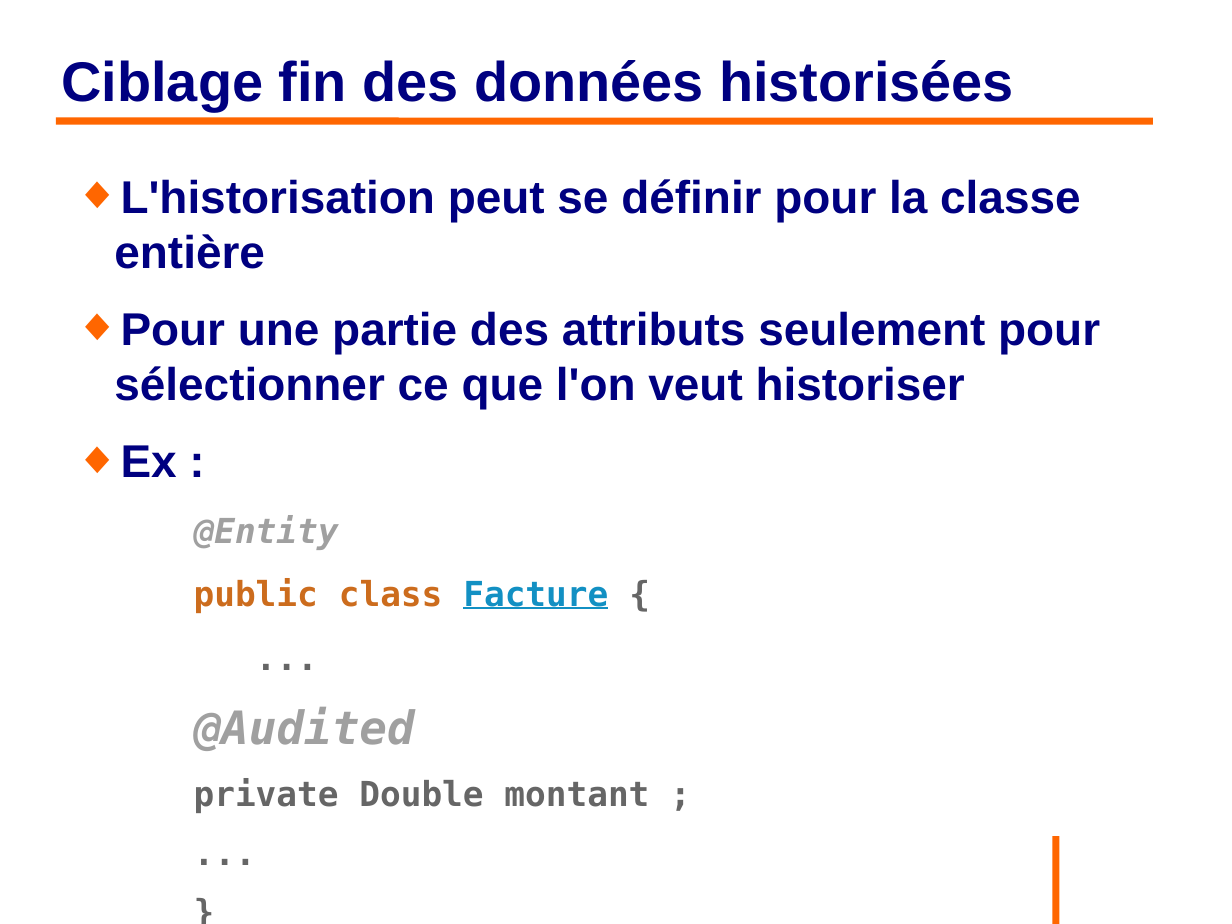
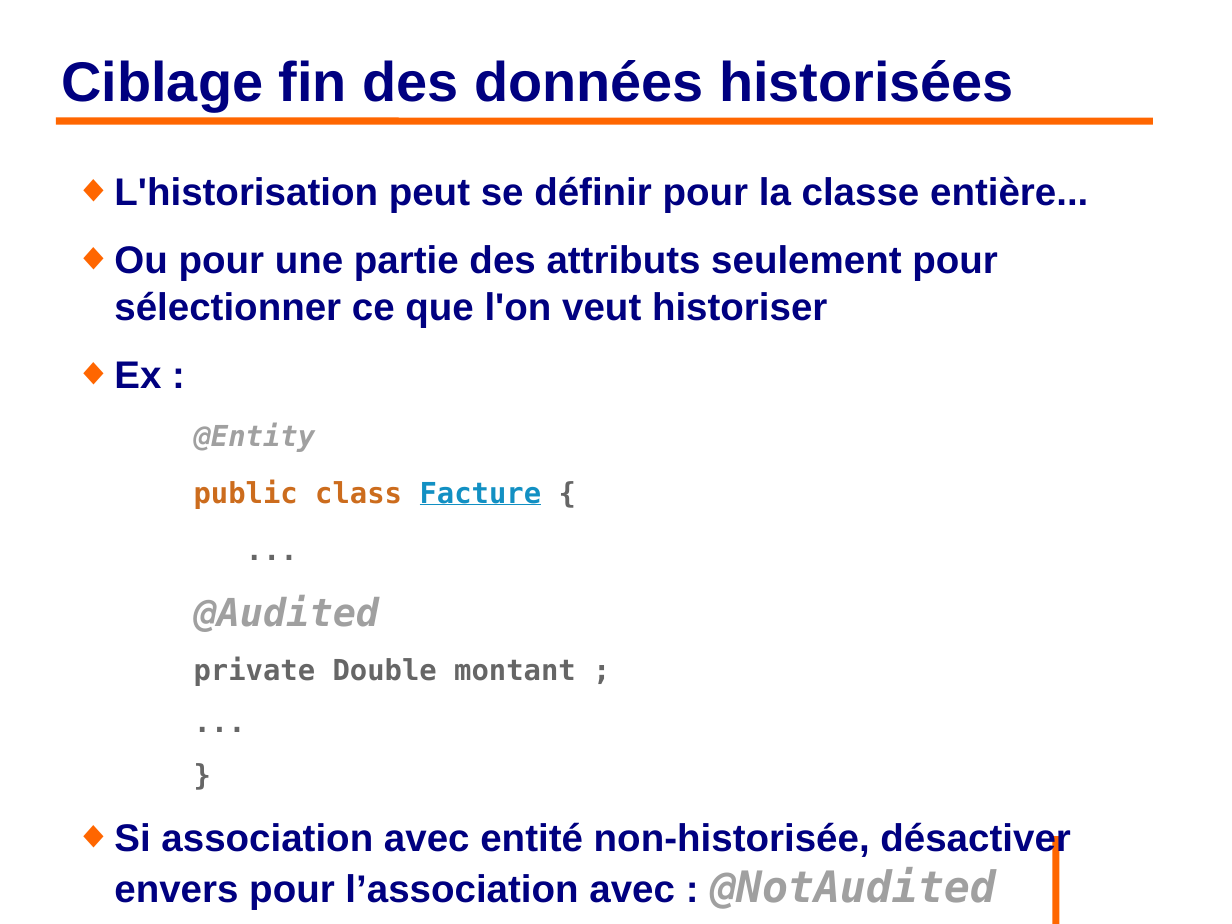
Before and after one commit to philphils/formation-hibernate-avancee, a slide deck: slide 134 of Documentation/diapo_formation_hibernate_avancee.odp. Drawn at 1232x924 pixels with LibreOffice and Linux fonts; fonts in the diff are those of the drawing; background and template pictures are left out. Boxes give left, top, right and bottom in pixels: in the first picture for what was removed or moved away, otherwise in the second. Text is boxed around its words. In the diff, an @@ line names an element or a change of style, - is before the commit and + after.

Commit message:
Diapo partie Hibernate envers après relecture

```diff
--- a/Documentation/diapo_formation_hibernate_avancee.odp
+++ b/Documentation/diapo_formation_hibernate_avancee.odp
@@ text at bbox=[114, 176, 1088, 327]: text changed; size 29.6 to 24.8 pt @@
-◆ L'historisation peut se définir pour la classe entière
-◆ Pour une partie des attributs seulement pour sélectionner ce que l'on veut historiser
+◆ L'historisation peut se définir pour la classe entière...
+◆ Ou pour une partie des attributs seulement pour sélectionner ce que l'on veut historiser
@@ text at bbox=[114, 361, 576, 686]: size 29.6 to 24.8 pt in "Ex :", "@Audited"; size 22.2 to 18.6 pt in "@Entity", "public class Facture {", "...", "private Double montant ;" and 2 more places @@
@@ text at bbox=[114, 822, 1070, 909]: paragraph added @@
+◆ Si association avec entité non-historisée, désactiver envers pour l’association avec : @NotAudited
```
Also in this commit, not shown: 8 other slides changed, 2 slides added.
